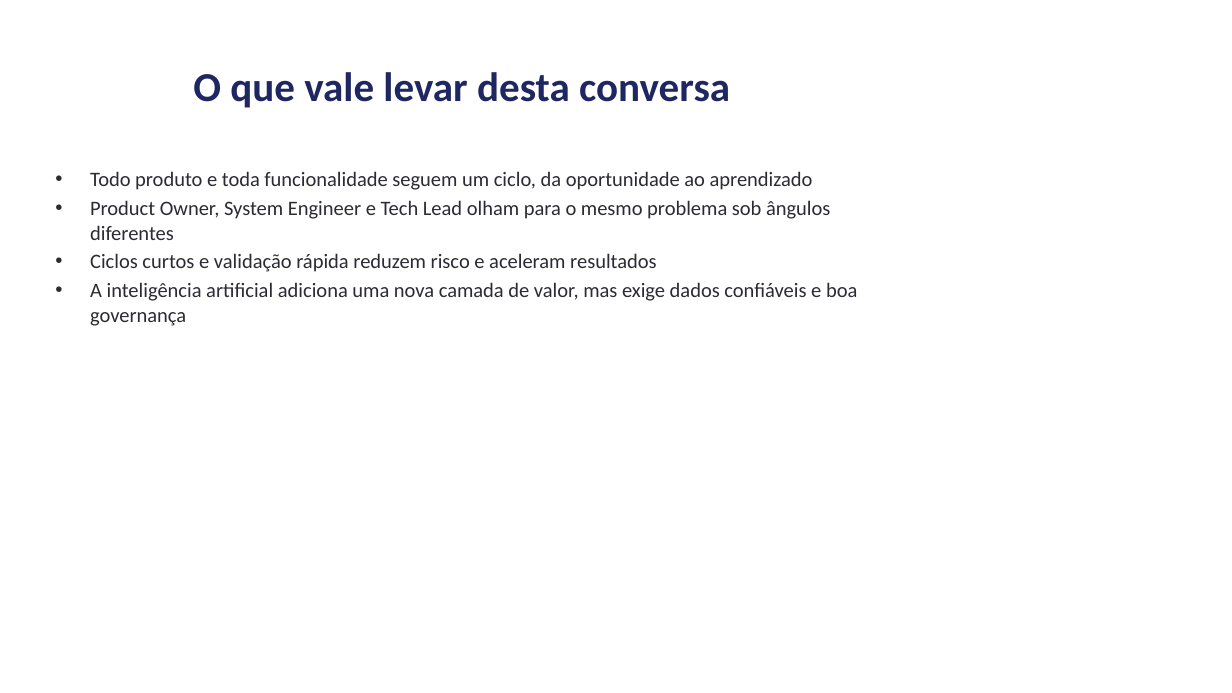
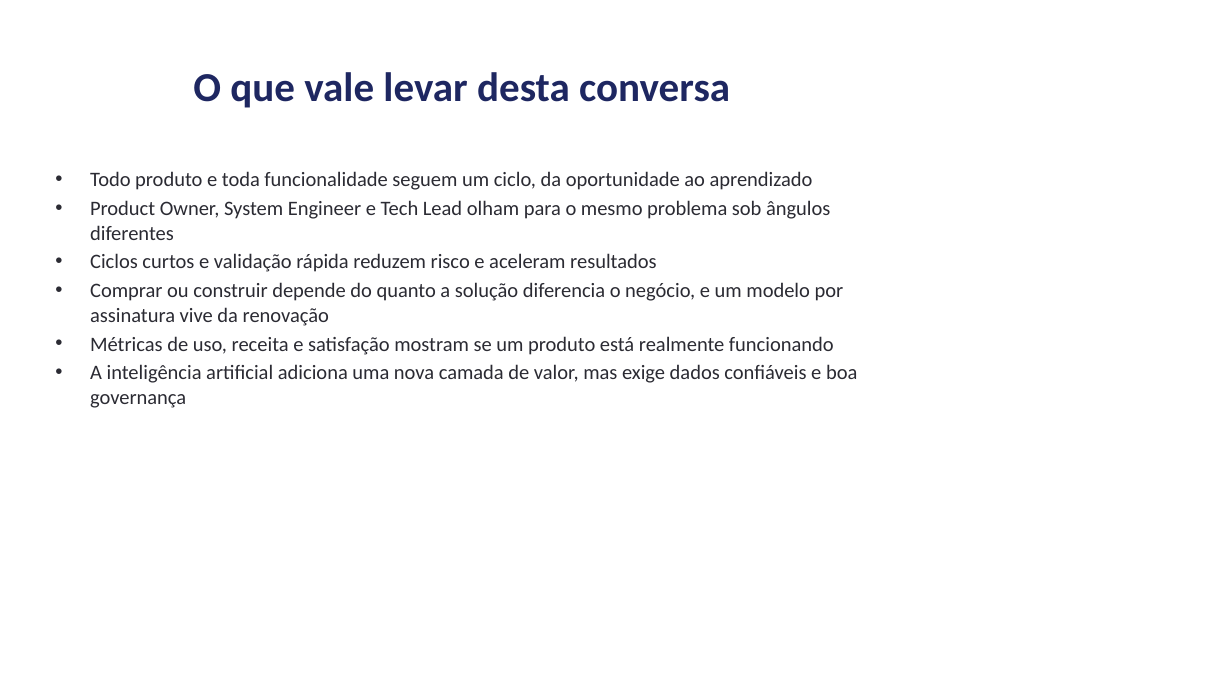
Before and after one commit to andrevberaldo/software-engineering, a slide deck: slide 37 of presentation/apresentacao.pptx (slide 45 before the commit). Drawn at 1232x693 pixels with LibreOffice and Linux fonts; fonts in the diff are those of the drawing. Boxes give left, top, right and bottom in pixels: in the first picture for what was removed or moved away, otherwise in the second. Text is boxed around its words. In the diff, an @@ line names an element or a change of style, - is before the commit and + after.

```diff
--- a/presentation/apresentacao.pptx
+++ b/presentation/apresentacao.pptx
@@ text at (x1=90, y1=282, x2=844, y2=355): paragraphs added @@
+• Comprar ou construir depende do quanto a solução diferencia o negócio, e um modelo por assinatura vive da renovação
+• Métricas de uso, receita e satisfação mostram se um produto está realmente funcionando
```
Also in this commit, not shown: 3 other slides changed, 4 slides added, 1 slide removed, 3 other files.
